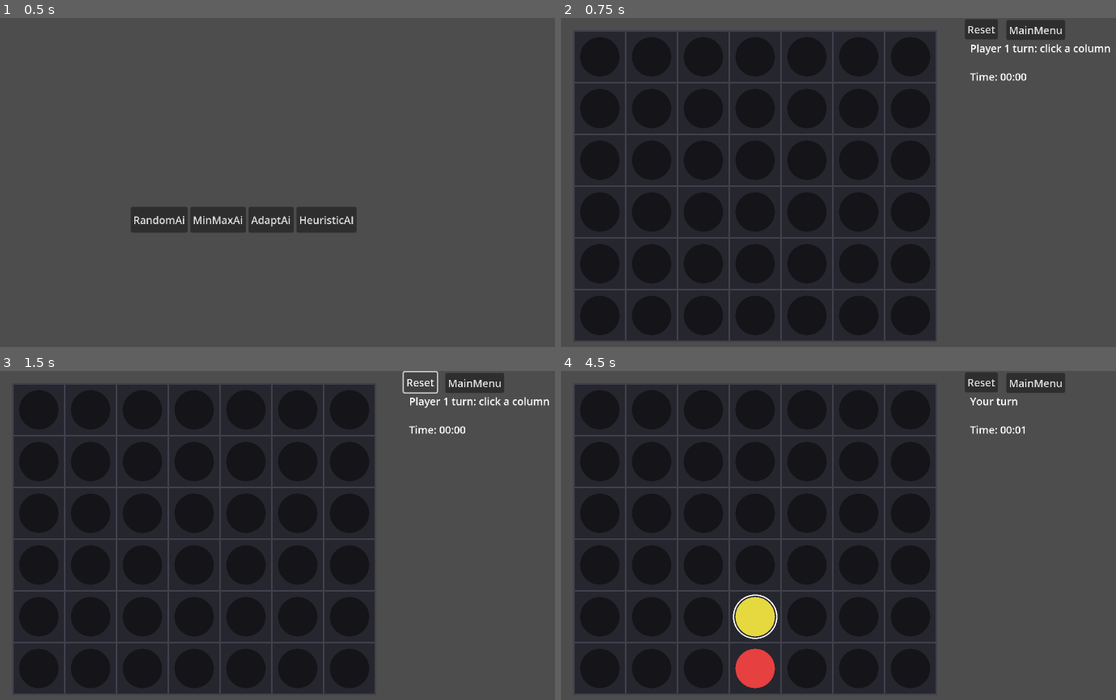
Above: before the commit, frames 1-4 (two rows, left to right).
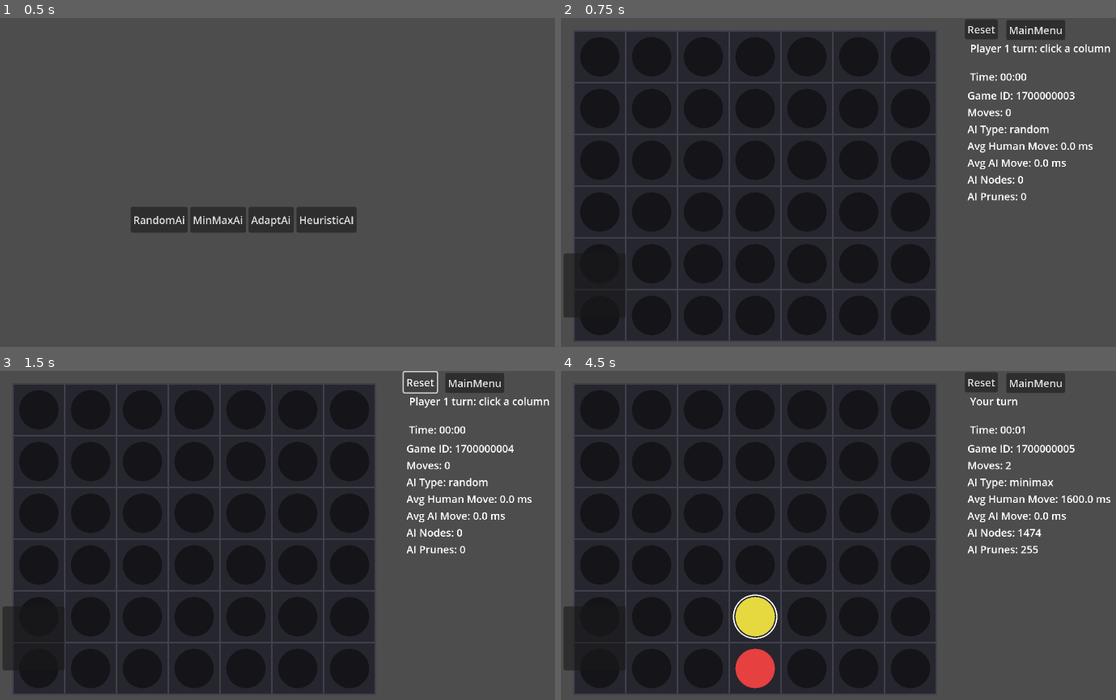
Above: after the commit, the same moments.

Repository: bharper9/CSC-492-Senior-Proj
Game: Godot game, scene res://Scenes/GameStart.tscn
Two runs of this game, one before a commit and one after it. Both use one fixed random seed, a clock stepped at 60 frames per second and the inputs below.
Inputs (mouse positions are in pixels of both pictures, inside the frame that each line leads up to):
- Up to frame 1 (0.5 s): no input
- Up to frame 2 (0.75 s): click "RandomAi" at 0.5 s
- Up to frame 3 (1.5 s): click "Reset" at 1.25 s
- Up to frame 4 (4.5 s): click "MainMenu" at 2 s; click "MinMaxAi" at 2.75 s; tap A at 3.5, 4.25 s; move the mouse to (1027, 535) at 3.52 s; click (1027, 535) at 3.67 s; move the mouse to (755, 571) at 4.27 s; click (755, 571) at 4.42 s

Frame 1 is identical in both runs. In frame 2, 1.6% of the frame differs, in the area x 0-96%, y 22-91%; in frame 3, 1.6%; in frame 4, 1.7%, in the area x 0-99%, y 22-91%.

Commit message:
in game logs

Diff:
--- a/Scenes/Board.tscn
+++ b/Scenes/Board.tscn
@@ -39,6 +39,26 @@
 offset_bottom = 34.0
 text = "MainMenu"
 
+[node name="Label" type="Label" parent="."]
+offset_left = 628.0
+offset_top = 108.0
+offset_right = 915.0
+offset_bottom = 369.0
+
+[node name="SummaryPanel" type="Panel" parent="."]
+offset_left = 4.0
+offset_top = 364.0
+offset_right = 100.0
+offset_bottom = 463.0
+metadata/_edit_use_anchors_ = true
+
+[node name="SummaryLabel" type="Label" parent="SummaryPanel"]
+layout_mode = 0
+offset_left = 12.0
+offset_top = 10.0
+offset_right = 87.0
+offset_bottom = 85.0
+
 [connection signal="pressed" from="ResetButton" to="." method="_on_reset_button_pressed"]
 [connection signal="timeout" from="GameTimer" to="." method="_on_game_timer_timeout"]
 [connection signal="pressed" from="MainMenu" to="." method="_on_main_menu_pressed"]
--- a/Scenes/board.gd
+++ b/Scenes/board.gd
@@ -99,6 +99,7 @@
 	board_view.call("set_board", board)
 	board_view.call("set_last_move", last_move_row, last_move_col)
 	board_view.queue_redraw()
+	update_stats_panel()
 
 func _unhandled_input(event: InputEvent) -> void:
 	if game_over:
@@ -245,6 +246,8 @@
 
 	save_game_log()
 	save_game_log_csv()
+	update_stats_panel()
+	show_game_summary()
 
 func average_array(values: Array) -> float:
 	if values.is_empty():
@@ -338,6 +341,7 @@
 	board_view.call("set_board", board)
 	board_view.call("set_last_move", last_move_row, last_move_col)
 	board_view.queue_redraw()
+	update_stats_panel()
 func check_draw() -> bool:
 	# If top row is full across all columns, it's a draw (assuming no win)
 	for c in COLS:
@@ -493,3 +497,51 @@
 
 	file.close()
 	print("Saved CSV move log to: ", path)
+
+@onready var stats_label: Label = $Label
+func update_stats_panel() -> void:
+	var avg_ai := average_array(ai_move_times)
+	var avg_human := average_array(human_move_times)
+
+	stats_label.text = \
+		"Game ID: %s\n" % str(session_id) + \
+		"Moves: %d\n" % move_history.size() + \
+		"AI Type: %s\n" % ai_type + \
+		"Avg Human Move: %.1f ms\n" % avg_human + \
+		"Avg AI Move: %.1f ms\n" % avg_ai + \
+		"AI Nodes: %d\n" % total_ai_nodes + \
+		"AI Prunes: %d\n" % total_ai_prunes
+
+@onready var summary_panel: Control = $SummaryPanel
+@onready var summary_label: Label = $SummaryPanel/SummaryLabel
+
+func show_game_summary() -> void:
+	var avg_ai := average_array(ai_move_times)
+	var avg_human := average_array(human_move_times)
+
+	var human_mistakes := 0
+	var ai_mistakes := 0
+
+	for move in move_history:
+		var label = str(move.get("mistake_label", "none"))
+		if label != "none" and label != "unlabeled":
+			if move.get("player", "") == "human":
+				human_mistakes += 1
+			elif move.get("player", "") == "ai":
+				ai_mistakes += 1
+
+	summary_label.text = \
+		"Game Summary\n\n" + \
+		"Result: %s\n" % game_result + \
+		"Winner: %s\n" % winner_label + \
+		"Duration: %d sec\n" % elapsed_seconds + \
+		"Moves: %d\n" % move_history.size() + \
+		"AI Type: %s\n" % ai_type + \
+		"Avg Human Move: %.1f ms\n" % avg_human + \
+		"Avg AI Move: %.1f ms\n" % avg_ai + \
+		"AI Nodes: %d\n" % total_ai_nodes + \
+		"AI Prunes: %d\n" % total_ai_prunes + \
+		"Human Mistakes: %d\n" % human_mistakes + \
+		"AI Mistakes: %d" % ai_mistakes
+
+	summary_panel.visible = true
